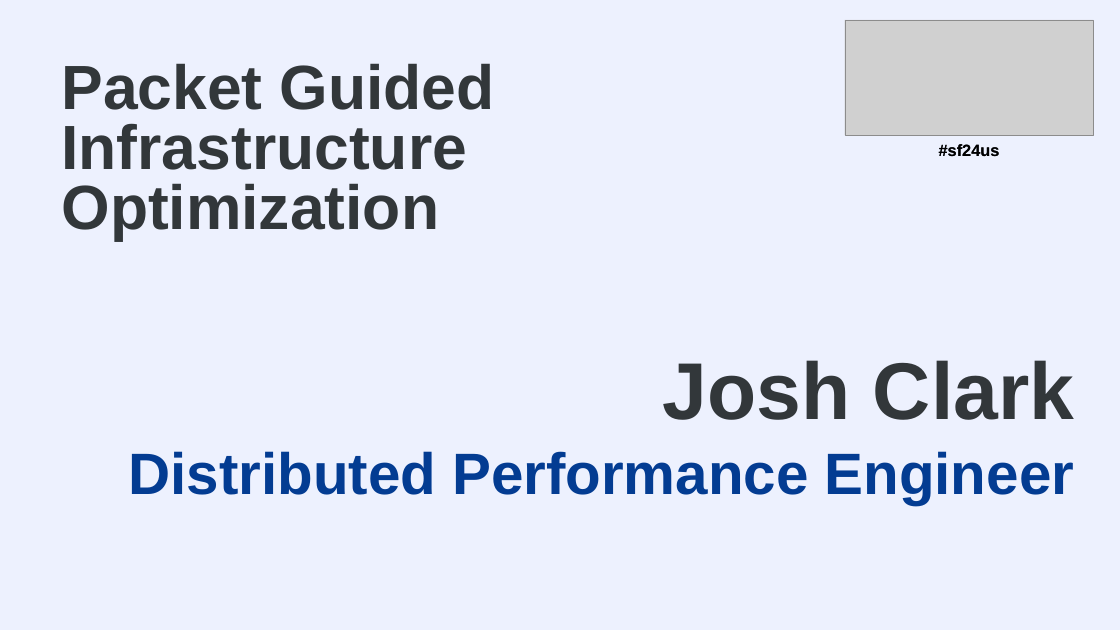
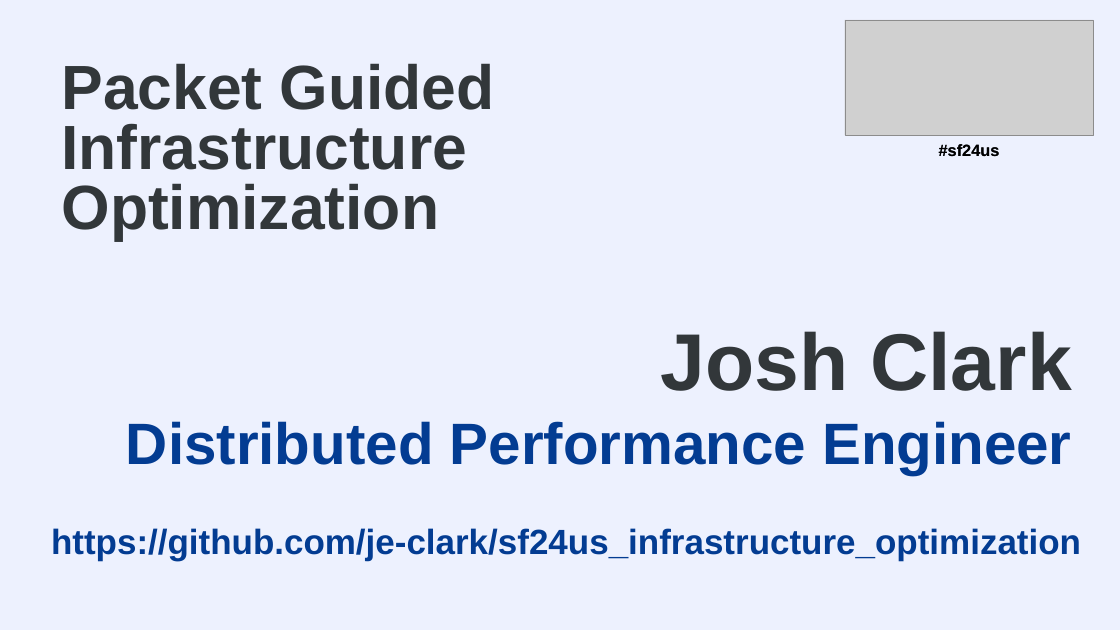
Before and after one commit to je-clark/sf24us_infrastructure_optimization, a slide deck: slide 1 of PacketGuidedOptimization_Sharkfest2024_JClark.pptx. Drawn at 1120x630 pixels with LibreOffice and Linux fonts; fonts in the diff are those of the drawing; grey boxes stand for pictures; background and template pictures are left out. Boxes give left, top, right and bottom in pixels: in the first picture for what was removed or moved away, otherwise in the second. Text is boxed around its words. In the diff, an @@ line names an element or a change of style, - is before the commit and + after.

```diff
--- a/PacketGuidedOptimization_Sharkfest2024_JClark.pptx
+++ b/PacketGuidedOptimization_Sharkfest2024_JClark.pptx
@@ text "Josh Clark": place and size @@
-text "Josh Clark" at (128, 360, 1074, 504)
+text "Josh Clark" at (126, 331, 1072, 475)
@@ text added at (51, 528, 1081, 561), 60 pt, text #033C92, bold @@
+https://github.com/je-clark/sf24us_infrastructure_optimization
```
Also in this commit, not shown: 1 other slide changed.
